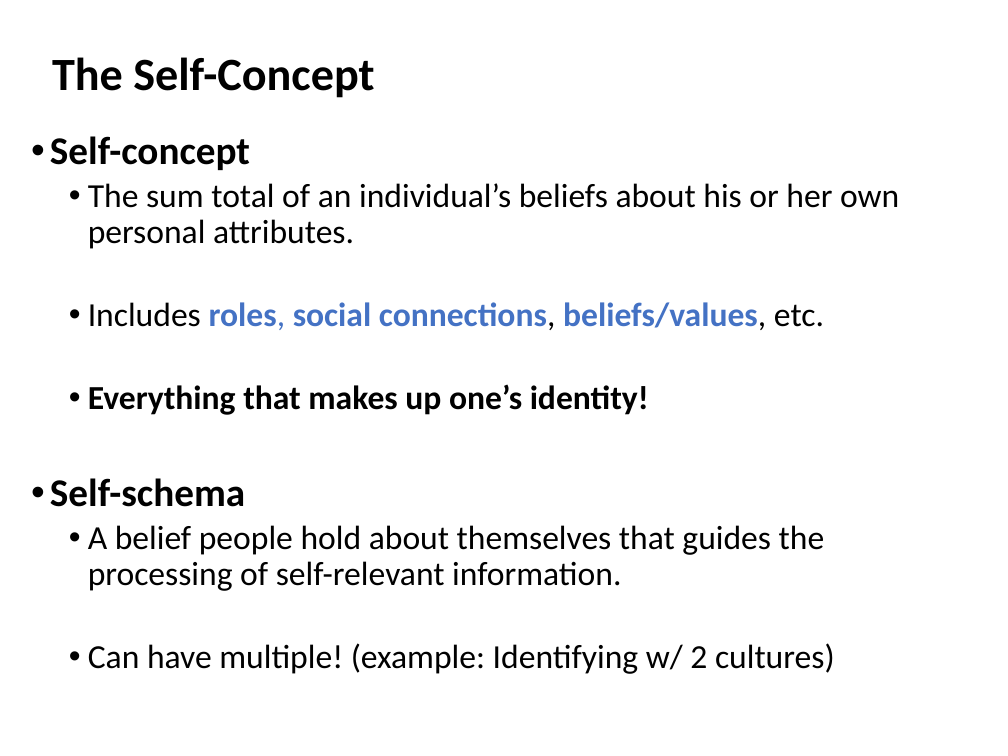
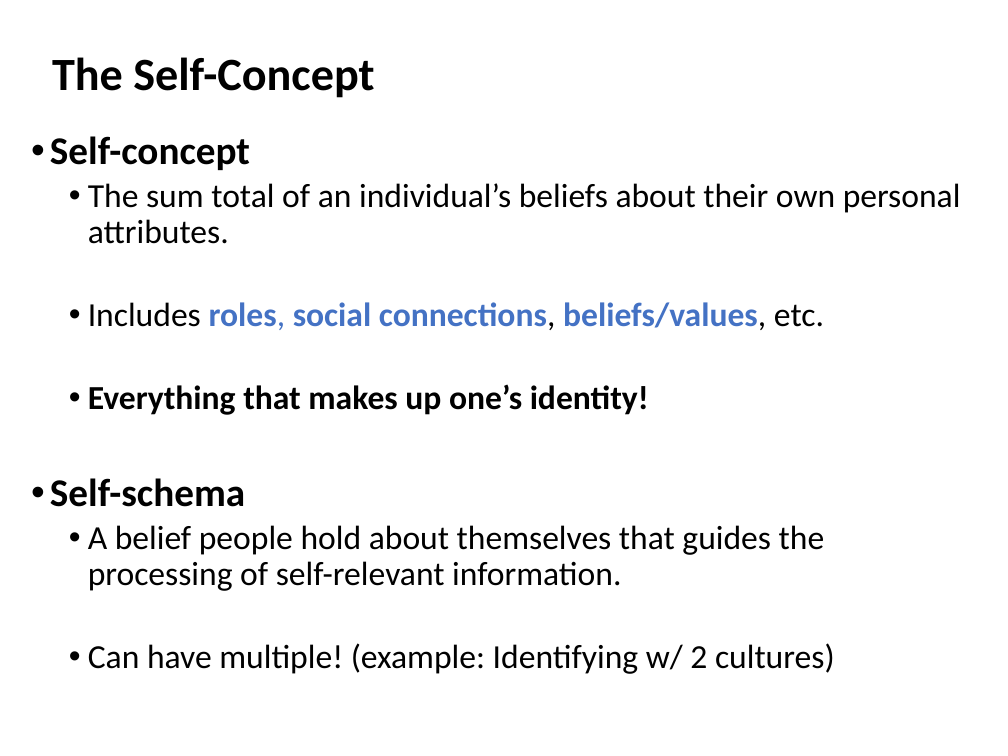
Before and after one commit to npm27/Teaching-Materials, a slide deck: slide 3 of Social Psych/Slides/4 The Social Self.pptx. Drawn at 1008x756 pixels with LibreOffice and Linux fonts; fonts in the diff are those of the drawing. Boxes give left, top, right and bottom in pixels: in the first picture for what was removed or moved away, otherwise in the second. Text is boxed around its words. In the diff, an @@ line names an element or a change of style, - is before the commit and + after.

```diff
--- a/Social Psych/Slides/4 The Social Self.pptx
+++ b/Social Psych/Slides/4 The Social Self.pptx
@@ text at <box>88,183,961,244</box>: text changed @@
-  • The sum total of an individual’s beliefs about his or her own personal attributes.
+  • The sum total of an individual’s beliefs about their own personal attributes.
```
Also in this commit, not shown: 4 other slides changed.
